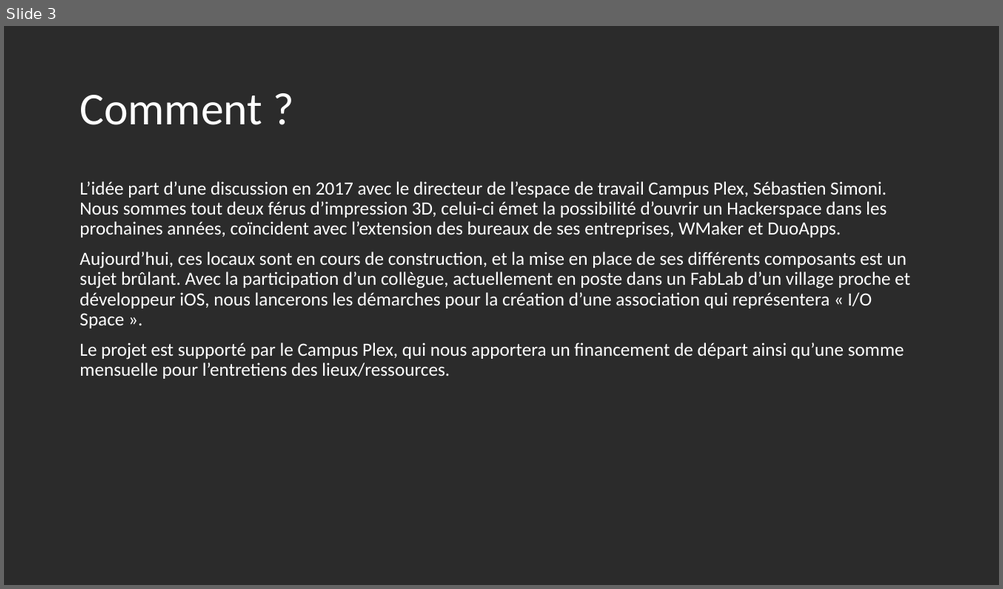
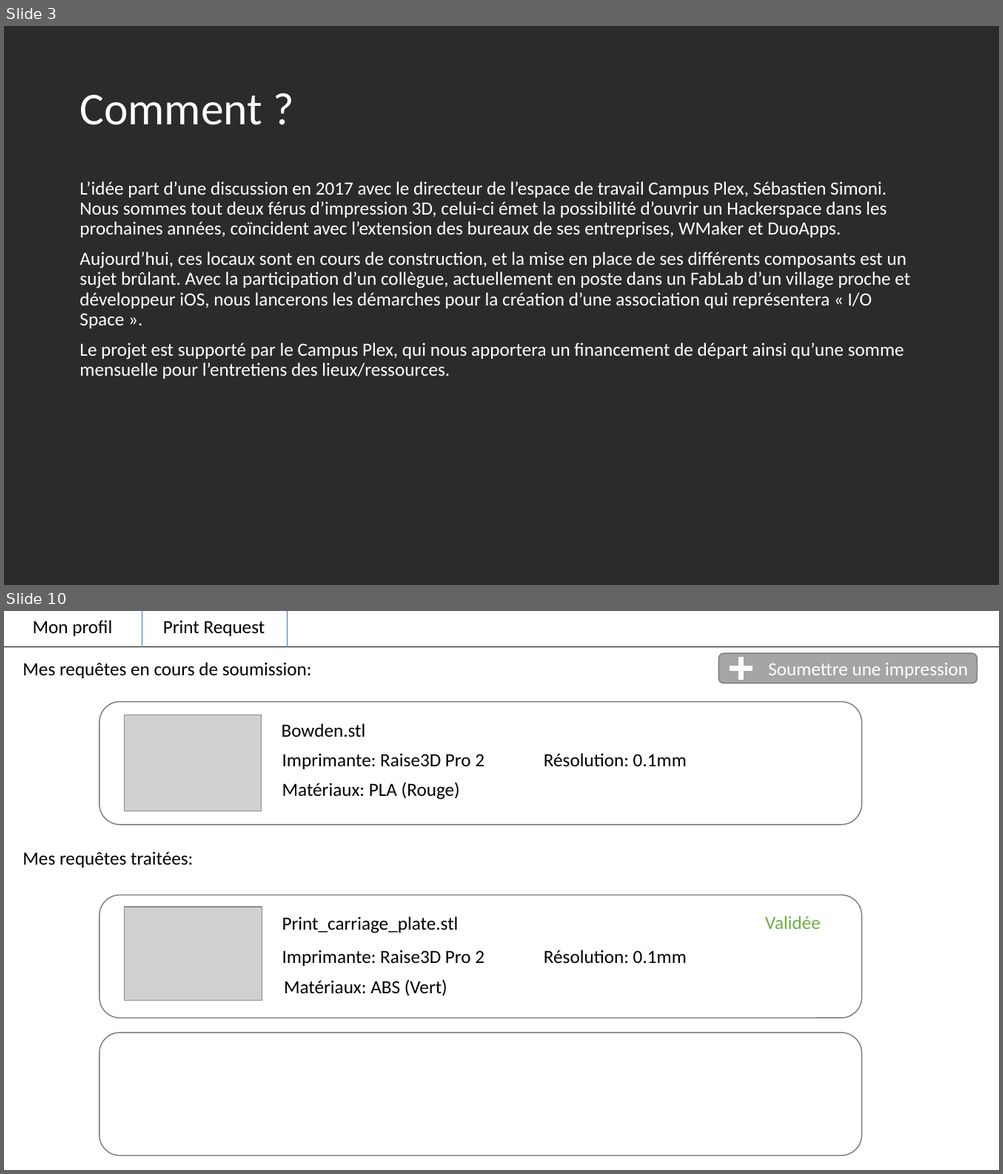
Before and after one commit to Kyalma/print_request, a slide deck: io_space.pptx. Shown one above the other, each under a label of ours: slide 3 before the commit, slides 3 and 10 after it; the slides between them are not shown. The pictures are 1003x589 and 1003x1174 pixels, drawn with LibreOffice and Linux fonts; fonts in the diff are those of the drawing; grey boxes stand for pictures; background and template pictures are left out; a plain dark background stands for a picture behind light text. Boxes give left, top, right and bottom in pixels: in the first picture for what was removed or moved away, otherwise in the second. Text is boxed around its words. In the diff, an @@ line names an element or a change of style, - is before the commit and + after.

```diff
--- a/io_space.pptx
+++ b/io_space.pptx
@@ slide 10 added at <box>4,611,999,1170</box>, background #FFFFFF @@
@@ text added at <box>33,620,112,636</box>, 18 pt, text #000000 @@
+Mon profil
@@ line added from (142, 647) to (142, 611), #4472C4 0.5 pt @@
@@ text added at <box>163,620,265,636</box>, 18 pt, text #000000 @@
+Print Request
@@ line added from (287, 647) to (287, 611), #4472C4 0.5 pt @@
@@ line added from (4, 647) to (999, 647), #000000 0.5 pt @@
@@ rounded rectangle added at <box>719,653,977,684</box>, fill #A5A5A5, outline #7A7A7A 1 pt, 18 pt, text #FFFFFF @@
+Soumettre une impression
@@ text added at <box>22,662,312,678</box>, 18 pt, text #000000 @@
+Mes requêtes en cours de soumission:
@@ plus added at <box>728,657,753,681</box>, fill #FFFFFF, outline #A5A5A5 1 pt @@
@@ rounded rectangle added at <box>99,702,862,825</box>, fill #FFFFFF, outline #7A7A7A 1 pt @@
@@ picture added at <box>124,715,261,812</box> @@
@@ text added at <box>282,723,366,738</box>, 18 pt, text #000000 @@
+Bowden.stl
@@ text added at <box>282,753,484,769</box>, 18 pt, text #000000 @@
+Imprimante: Raise3D Pro 2
@@ text added at <box>543,753,686,767</box>, 18 pt, text #000000 @@
+Résolution: 0.1mm
@@ text added at <box>282,782,460,800</box>, 18 pt, text #000000 @@
+Matériaux: PLA (Rouge)
@@ text added at <box>22,851,193,868</box>, 18 pt, text #000000 @@
+Mes requêtes traitées:
@@ rounded rectangle added at <box>99,895,862,1019</box>, fill #FFFFFF, outline #7A7A7A 1 pt @@
@@ picture added at <box>124,907,262,1001</box> @@
@@ text added at <box>282,917,458,934</box>, 18 pt, text #000000 @@
+Print_carriage_plate.stl
@@ text added at <box>765,916,820,929</box>, 18 pt, text #70AD47 @@
+Validée
@@ text added at <box>282,950,484,966</box>, 18 pt, text #000000 @@
+Imprimante: Raise3D Pro 2
@@ text added at <box>543,950,686,964</box>, 18 pt, text #000000 @@
+Résolution: 0.1mm
@@ text added at <box>284,980,447,997</box>, 18 pt, text #000000 @@
+Matériaux: ABS (Vert)
@@ rounded rectangle added at <box>99,1034,862,1156</box>, fill #FFFFFF, outline #7A7A7A 1 pt @@
```
Also in this commit, not shown: 2 slides changed, 4 other slides added, 1 other file.
